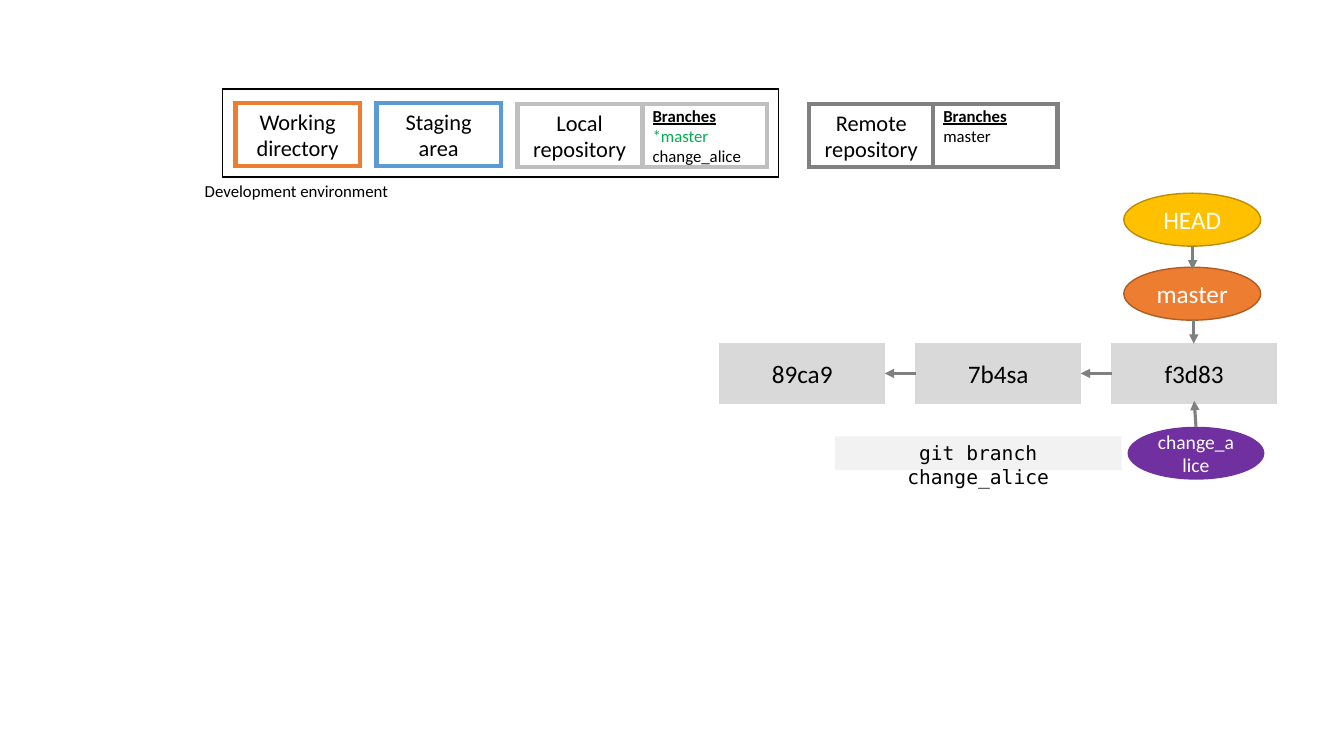
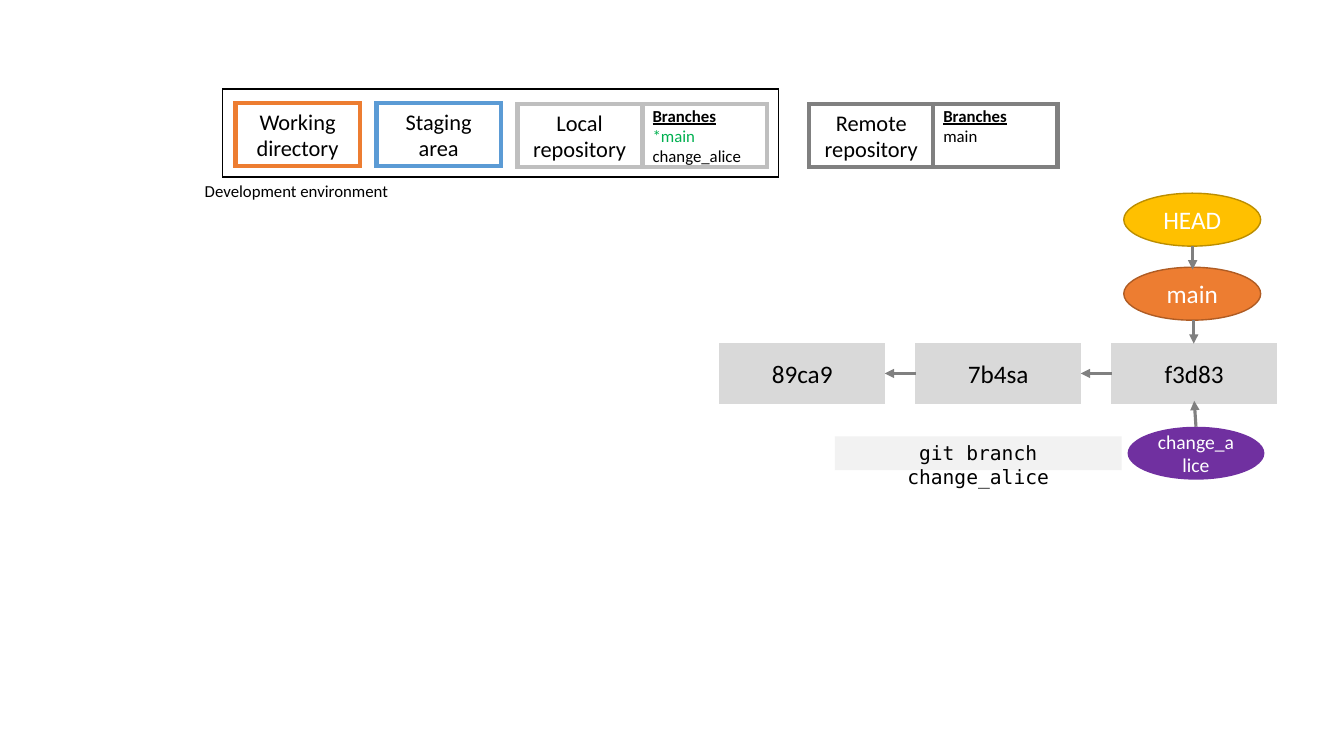
Before and after one commit to selinaZitrone/get-started-with-git, a slide deck: slide 18 of slides/img/images.pptx (slide 17 before the commit). Drawn at 1344x756 pixels with LibreOffice and Linux fonts; fonts in the diff are those of the drawing. Boxes give left, top, right and bottom in pixels: in the first picture for what was removed or moved away, otherwise in the second. Text is boxed around its words. In the diff, an @@ line names an element or a change of style, - is before the commit and + after.

```diff
--- a/slides/img/images.pptx
+++ b/slides/img/images.pptx
@@ text in rectangle at (x1=653, y1=130, x2=695, y2=142): text changed @@
-*master
+*main
@@ text in rectangle at (x1=943, y1=130, x2=977, y2=142): text changed @@
-master
+main
@@ text in ellipse at (x1=1167, y1=285, x2=1218, y2=303): text changed @@
-master
+main
```
Also in this commit, not shown: 7 other slides changed, 4 slides added, 18 other files.
